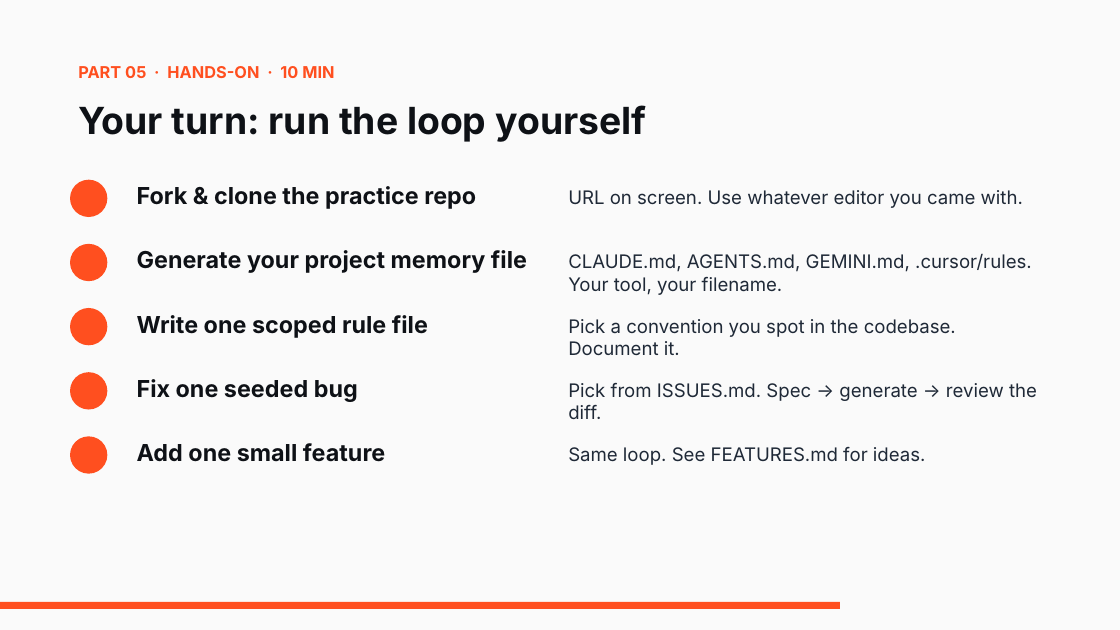
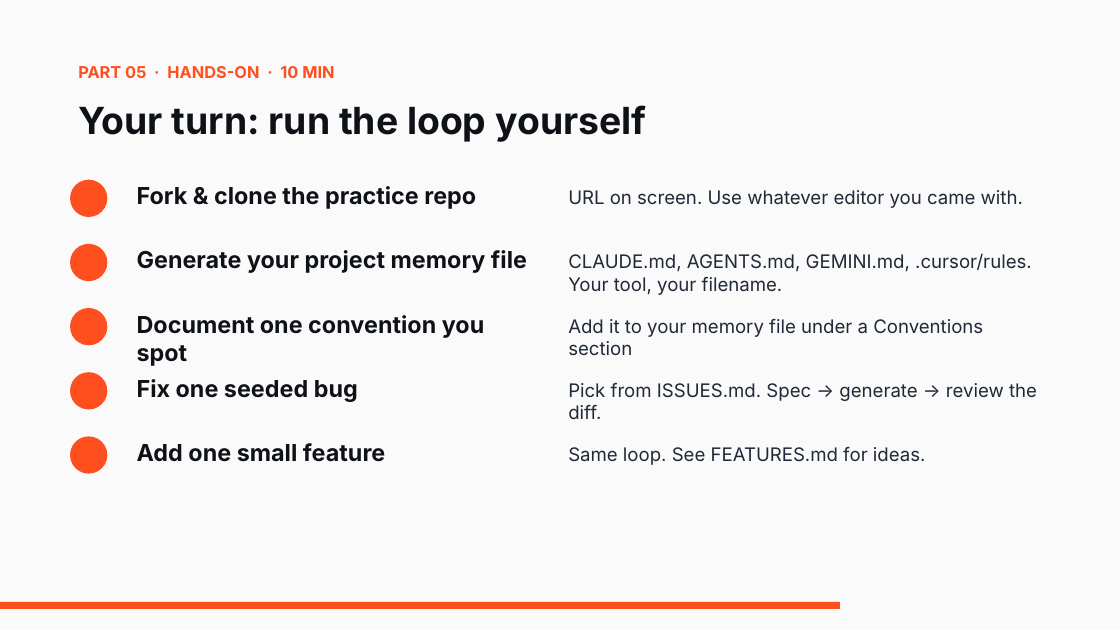
Before and after one commit to kbagher/agentic-coding-workshop, a slide deck: slide 22 of Agentic Coding.pptx. Drawn at 1120x630 pixels with LibreOffice and Linux fonts; fonts in the diff are those of the drawing. Boxes give left, top, right and bottom in pixels: in the first picture for what was removed or moved away, otherwise in the second. Text is boxed around its words. In the diff, an @@ line names an element or a change of style, - is before the commit and + after.

```diff
--- a/Agentic Coding.pptx
+++ b/Agentic Coding.pptx
@@ text at [137, 315, 485, 366]: text changed @@
-Write one scoped rule file
+Document one convention you spot
@@ text at [568, 319, 983, 337]: text changed @@
-Pick a convention you spot in the codebase. Document it.
+Add it to your memory file under a Conventions section
```
